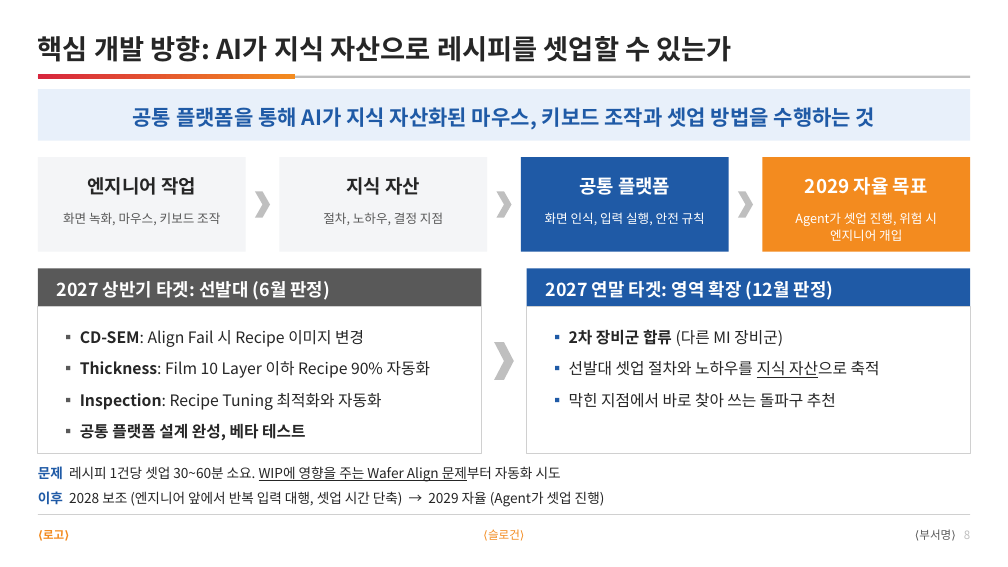
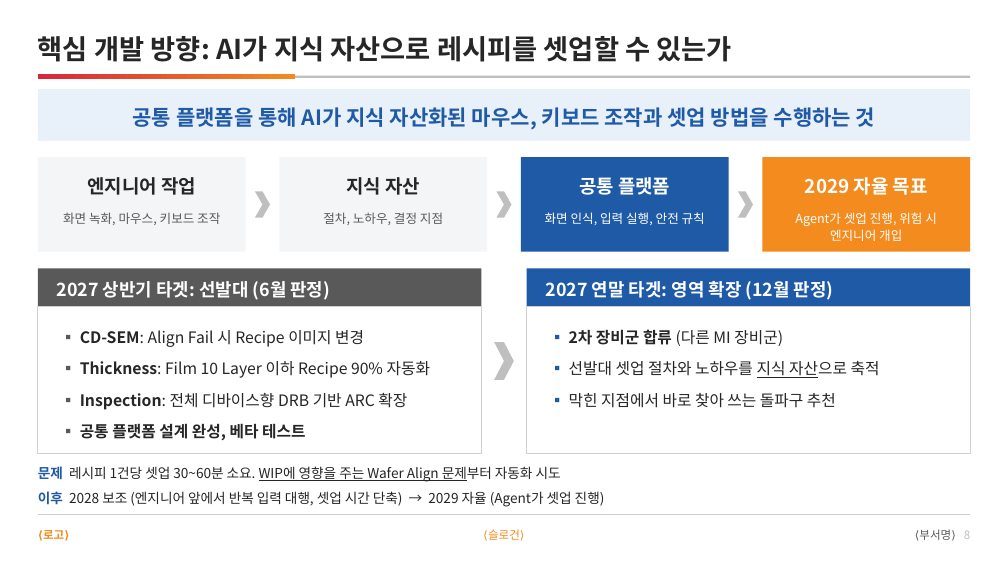
Before and after one commit to DarrenKoi/pm_notes, a slide deck: slide 8 of my-task/arc-tf/deliverables/arc-tf-team-full.pptx. Drawn at 1008x567 pixels with LibreOffice and Linux fonts; fonts in the diff are those of the drawing. Boxes give left, top, right and bottom in pixels: in the first picture for what was removed or moved away, otherwise in the second. Text is boxed around its words. In the diff, an @@ line names an element or a change of style, - is before the commit and + after.

```diff
--- a/my-task/arc-tf/deliverables/arc-tf-team-full.pptx
+++ b/my-task/arc-tf/deliverables/arc-tf-team-full.pptx
@@ text at bbox=[80, 393, 407, 410]: text changed @@
-▪ Inspection: Recipe Tuning 최적화와 자동화
+▪ Inspection: 전체 디바이스향 DRB 기반 ARC 확장
```
Also in this commit, not shown: 3 other slides changed, 11 other files.
